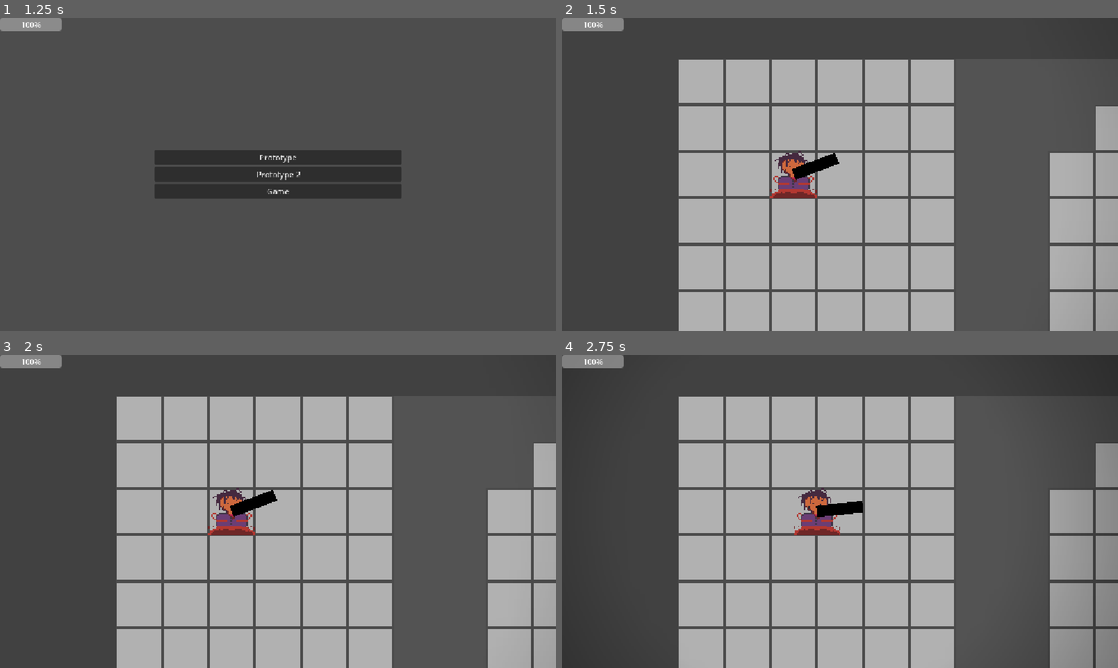
Above: before the commit, frames 1-4 (two rows, left to right).
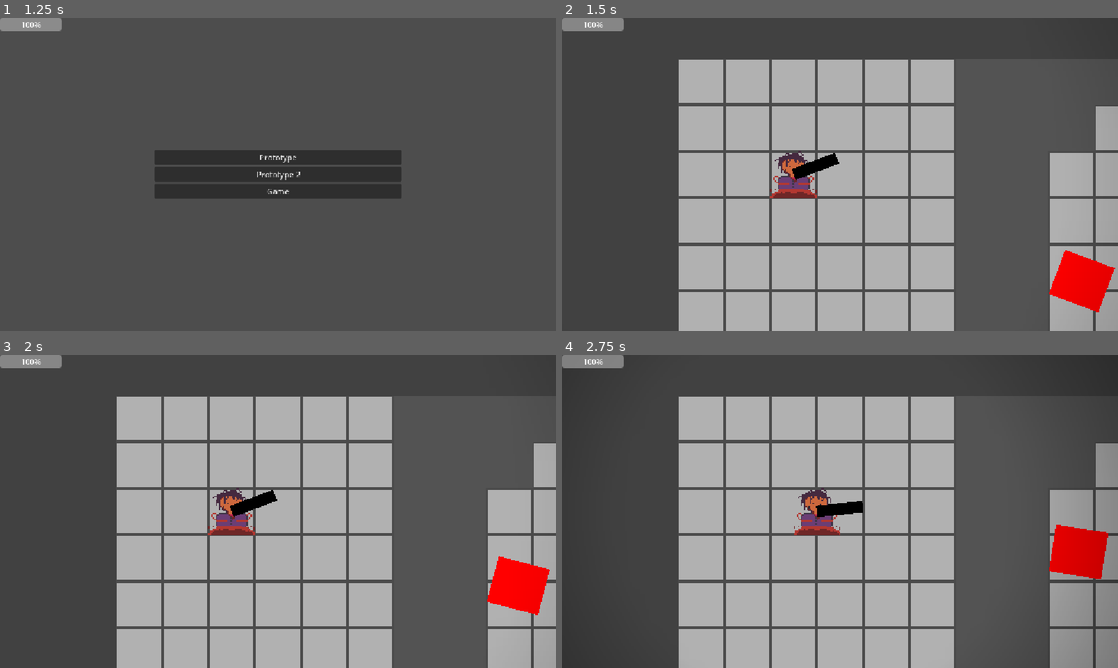
Above: after the commit, the same moments.

Repository: PandaMaki/game-jam-baudo
Game: Godot game, scene res://scenes/UI/main.tscn
Two runs of this game, one before a commit and one after it. Both use one fixed random seed, a clock stepped at 60 frames per second and the inputs below. The engine's default icon, where the game draws it, is replaced by a stand-in: a white triangle on a blue panel in a dark square.
Inputs (mouse positions are in pixels of both pictures, inside the frame that each line leads up to):
- Up to frame 1 (1.25 s): click "START" at 0.5 s
- Up to frame 2 (1.5 s): click "Prototype" at 1.25 s
- Up to frame 3 (2 s): no input
- Up to frame 4 (2.75 s): tap Enter (ui_accept) at 2, 2.27, 2.3, 2.57 s; move the mouse to (962, 495) at 2.02 s; hold D (right) from 2.03 s (still down); tap Space (shoot) at 2.1 s

Frame 1 is identical in both runs. In frame 2, 1.4% of the frame differs, in the area x 87-100%, y 74-94%; in frame 3, 1.4%, in the area x 87-99%, y 64-84%; in frame 4, 1.4%.

Commit message:
ajout mini-boss

Diff:
--- a/levels/level_prototype.tscn
+++ b/levels/level_prototype.tscn
@@ -3,6 +3,8 @@
 [ext_resource type="Texture2D" uid="uid://b6tbwa2e218on" path="res://assets/tiles/prototype/Tileset_prototype.png" id="1_135xi"]
 [ext_resource type="PackedScene" uid="uid://djy6kmhwv3xfe" path="res://scenes/player/player.tscn" id="2_klkcg"]
 [ext_resource type="PackedScene" uid="uid://b5gsdgasm7jdw" path="res://ennemi_flamme.tscn" id="3_135xi"]
+[ext_resource type="PackedScene" uid="uid://c7x4e40p5jlgy" path="res://sorciere.tscn" id="4_klkcg"]
+[ext_resource type="PackedScene" uid="uid://cvp621j86t1jk" path="res://scenes/balle/mini_boss.tscn" id="5_vstqu"]
 
 [sub_resource type="TileSetAtlasSource" id="TileSetAtlasSource_jirdo"]
 texture = ExtResource("1_135xi")
@@ -20,6 +22,11 @@
 physics_layer_0/collision_mask = 3
 sources/0 = SubResource("TileSetAtlasSource_jirdo")
 
+[sub_resource type="NavigationPolygon" id="NavigationPolygon_ssvtb"]
+vertices = PackedVector2Array(759.8594, 1191.1563, -124.92969, 1205.8281, -117.046875, -119.953125, 753.8594, 762, 1105.0938, 204.09375, 1102.0938, -118.97656, 1968.0781, -118.00781, 1978.9063, 1208.0313, 1098, 1210.9609, 1098, 762, 759.1875, 200.90625, 696.6094, -53, 754.1875, -53, 692.6094, -116.03906)
+polygons = Array[PackedInt32Array]([PackedInt32Array(0, 1, 2, 3), PackedInt32Array(4, 5, 6, 7), PackedInt32Array(4, 7, 8, 9), PackedInt32Array(10, 4, 9, 3), PackedInt32Array(10, 3, 2, 11), PackedInt32Array(11, 12, 10), PackedInt32Array(2, 13, 11)])
+outlines = Array[PackedVector2Array]([PackedVector2Array(-127, -130, 702, -126, 706, -63, 764, -63, 769, 191, 1095, 194, 1092, -129, 1978, -128, 1989, 1218, 1088, 1221, 1088, 966, 1088, 772, 764, 772, 770, 1201, -135, 1216)])
+
 [node name="LevelPrototype" type="Node2D" unique_id=684571518]
 
 [node name="TileMapLayer" type="TileMapLayer" parent="." unique_id=899372696]
@@ -35,3 +42,21 @@
 
 [node name="ennemi" parent="." unique_id=504666815 instance=ExtResource("3_135xi")]
 position = Vector2(1536, 248)
+
+[node name="ennemi2" parent="." unique_id=385865780 instance=ExtResource("4_klkcg")]
+position = Vector2(462, 197)
+
+[node name="murs" type="NavigationObstacle2D" parent="." unique_id=1621230884]
+vertices = PackedVector2Array(259, 765, 385, 768, 386, -1, 454, -1, 452, -64, 579, -62, 578, -129, 254, -127)
+
+[node name="NavigationObstacle2D" type="NavigationObstacle2D" parent="." unique_id=1944417629]
+vertices = PackedVector2Array(1533, 1020, 1533, 315, 1599, 317, 1601, 1025)
+
+[node name="NavigationRegion2D" type="NavigationRegion2D" parent="." unique_id=684145136]
+navigation_polygon = SubResource("NavigationPolygon_ssvtb")
+
+[node name="NavigationObstacle2D2" type="NavigationObstacle2D" parent="." unique_id=1647476143]
+vertices = PackedVector2Array(1086, 699, 1090, 251, 760, 254, 760, 690)
+
+[node name="ennemi_à_pompe" parent="." unique_id=552351181 instance=ExtResource("5_vstqu")]
+position = Vector2(53, 797)
--- /dev/null
+++ b/minigun.gd
@@ -0,0 +1,29 @@
+extends Node2D
+
+var balle = preload("res://scenes/balle/balle_minigun.tscn")
+@onready var directions : Array[RayCast2D] = [$Node2D/Canon1 , $Node2D/Canon2 , $Node2D/Canon3]
+var directions_utilisé : Array[RayCast2D] = []
+# Called when the node enters the scene tree for the first time.
+func _ready() -> void:
+	print(get_path())
+	print(get_children())
+	print($Node2D.get_children())
+
+
+# Called every frame. 'delta' is the elapsed time since the previous frame.
+func _process(delta: float) -> void:
+	pass
+
+
+func shoot():
+	var new_ball = balle.instantiate()
+	var direction = directions.pick_random()
+	while directions_utilisé.has(direction):
+		direction = directions.pick_random()
+	var cible = direction.to_global(direction.target_position)
+	new_ball.direction = (cible - direction.global_position).normalized()
+	new_ball.global_position = direction.global_position
+	new_ball.rotation = new_ball.direction.angle()
+	get_tree().current_scene.add_child(new_ball)
+	directions_utilisé.append(direction)
+	directions_utilisé.clear()
--- /dev/null
+++ b/minigun.tscn
@@ -0,0 +1,33 @@
+[gd_scene format=3 uid="uid://c2wh1f7n2e5by"]
+
+[ext_resource type="Script" uid="uid://dgiifd3bq5uke" path="res://minigun.gd" id="1_mg6dc"]
+
+[sub_resource type="Gradient" id="Gradient_lv3wc"]
+
+[sub_resource type="GradientTexture1D" id="GradientTexture1D_ssvtb"]
+gradient = SubResource("Gradient_lv3wc")
+
+[node name="fusil_à_pompe" type="Node2D" unique_id=1933610662]
+rotation = 1.5707964
+script = ExtResource("1_mg6dc")
+
+[node name="Sprite2D" type="Sprite2D" parent="." unique_id=1886959440]
+position = Vector2(0, 1)
+scale = Vector2(0.054687504, 30.000002)
+texture = SubResource("GradientTexture1D_ssvtb")
+
+[node name="Node2D" type="Node2D" parent="." unique_id=391150766]
+
+[node name="Canon1" type="RayCast2D" parent="Node2D" unique_id=716415659]
+position = Vector2(-6.9999995, 16)
+scale = Vector2(0.99999994, 0.99999994)
+target_position = Vector2(-4.9999976, 45)
+
+[node name="Canon2" type="RayCast2D" parent="Node2D" unique_id=1711563353]
+position = Vector2(6.993822e-07, 16)
+target_position = Vector2(2.0981465e-06, 48)
+
+[node name="Canon3" type="RayCast2D" parent="Node2D" unique_id=1643436647]
+position = Vector2(7.0000005, 16)
+scale = Vector2(0.99999994, 0.99999994)
+target_position = Vector2(10.000002, 45)
--- a/scenes/balle/balle_ennemi.gd
+++ b/scenes/balle/balle_ennemi.gd
@@ -1,6 +1,6 @@
 extends Area2D
 
-@export var speed = 600
+@export var speed = 400
 var direction = Vector2.ZERO
 
 func _process(delta: float):
--- /dev/null
+++ b/scenes/balle/balle_minigun.gd
@@ -0,0 +1,24 @@
+extends Area2D
+
+@export var speed = 400
+var direction = Vector2.ZERO
+
+func _process(delta: float):
+	if direction != Vector2.ZERO:
+		global_position += speed * delta * direction
+
+func _on_visible_on_screen_notifier_2d_screen_exited() -> void:
+	queue_free()
+
+
+func _on_body_entered(body: Node2D) -> void:
+			# 1. Si c'est l'enemi, on ignore
+	if body.name.to_lower() == "ennemi":
+		return
+
+	# 2. Si c'est l'ennemi, on le tue et on détruit la balle
+	if body is player:
+		body.prendre_degat(10) # Va activer le queue_free() de l'ennemi
+		print("ennemi est mort")
+		queue_free() # Détruit la balle
+		print("balle détruite")
--- /dev/null
+++ b/scenes/balle/balle_minigun.tscn
@@ -0,0 +1,27 @@
+[gd_scene format=3 uid="uid://dnkwppgaqwyt"]
+
+[ext_resource type="Script" uid="uid://d17j56v2cmtsa" path="res://scenes/balle/balle_minigun.gd" id="1_wltvd"]
+
+[sub_resource type="Gradient" id="Gradient_yaqcr"]
+colors = PackedColorArray(1, 1, 0, 1, 1, 1, 0, 1)
+
+[sub_resource type="GradientTexture1D" id="GradientTexture1D_gmlin"]
+gradient = SubResource("Gradient_yaqcr")
+
+[sub_resource type="RectangleShape2D" id="RectangleShape2D_lvxji"]
+
+[node name="balle_ennemi" type="Area2D" unique_id=293264298]
+collision_layer = 16
+script = ExtResource("1_wltvd")
+
+[node name="Sprite2D" type="Sprite2D" parent="." unique_id=1265141795]
+position = Vector2(3.8146973e-06, 4.7683716e-07)
+scale = Vector2(0.078124985, 19.999998)
+texture = SubResource("GradientTexture1D_gmlin")
+
+[node name="CollisionShape2D" type="CollisionShape2D" parent="." unique_id=1869937203]
+shape = SubResource("RectangleShape2D_lvxji")
+
+[node name="VisibleOnScreenNotifier2D" type="VisibleOnScreenNotifier2D" parent="." unique_id=1368401861]
+
+[connection signal="body_entered" from="." to="." method="_on_body_entered"]
--- /dev/null
+++ b/scenes/balle/mini_boss.gd
@@ -0,0 +1,57 @@
+extends CharacterBody2D
+
+const SPEED = 100.0
+const JUMP_VELOCITY = -400.0
+var cible = null
+var dead = false
+var peut_tirer = true
+var vie = 1000
+
+func prendre_degat(degat):
+	vie -= degat
+
+
+
+func _physics_process(delta: float) -> void:
+	# Add the gravity.
+	if vie <= 0:
+		die()
+	# Handle jump.
+	if Input.is_action_just_pressed("ui_accept") and is_on_floor():
+		velocity.y = JUMP_VELOCITY
+	if $visée.is_colliding():
+		var touche = $visée.get_collider()
+		if touche != null and touche.is_in_group("player") and peut_tirer:
+			velocity.x = move_toward(velocity.x, 0, SPEED)
+			velocity.y = move_toward(velocity.y, 0, SPEED)
+			$fusil_à_pompe.shoot()
+			$fusil_à_pompe2.shoot()
+			peut_tirer = false
+			$Timer.start()
+	if cible != null:
+		look_at(cible.global_position)
+		$NavigationAgent2D.target_position = cible.global_position
+		var direction_mouvement = $NavigationAgent2D.get_next_path_position()
+		var direction_jsp = direction_mouvement -global_position
+		var direction_normalisé = direction_jsp.normalized()
+		if direction_normalisé != Vector2.ZERO:
+			velocity = direction_normalisé*SPEED
+		else:
+			velocity.x = move_toward(velocity.x, 0, SPEED)
+			velocity.y = move_toward(velocity.y, 0, SPEED)
+	# Get the input direction and handle the movement/deceleration.
+	# As good practice, you should replace UI actions with custom gameplay actions.
+
+
+	move_and_slide()
+
+func die():
+	queue_free()
+
+func _on_area_2d_body_entered(body: Node2D) -> void:
+	cible = body
+
+
+
+func _on_timer_timeout() -> void:
+	peut_tirer = true
--- /dev/null
+++ b/scenes/balle/mini_boss.tscn
@@ -0,0 +1,55 @@
+[gd_scene format=3 uid="uid://cvp621j86t1jk"]
+
+[ext_resource type="Script" uid="uid://bpk27uwny5ykf" path="res://scenes/balle/mini_boss.gd" id="1_nfydf"]
+[ext_resource type="PackedScene" uid="uid://c2wh1f7n2e5by" path="res://minigun.tscn" id="2_gxjep"]
+
+[sub_resource type="Gradient" id="Gradient_5npyw"]
+offsets = PackedFloat32Array(0.012048192, 1)
+colors = PackedColorArray(0, 1, 0, 1, 0, 1, 0, 1)
+
+[sub_resource type="GradientTexture1D" id="GradientTexture1D_ssvtb"]
+gradient = SubResource("Gradient_5npyw")
+
+[sub_resource type="RectangleShape2D" id="RectangleShape2D_ssvtb"]
+size = Vector2(74, 65)
+
+[sub_resource type="RectangleShape2D" id="RectangleShape2D_ux1y0"]
+size = Vector2(866, 731)
+
+[node name="ennemi_à_pompe" type="CharacterBody2D" unique_id=504666815 groups=["ennemi"]]
+collision_layer = 2
+script = ExtResource("1_nfydf")
+
+[node name="Sprite2D" type="Sprite2D" parent="." unique_id=1007100569]
+scale = Vector2(0.28515625, 65)
+texture = SubResource("GradientTexture1D_ssvtb")
+
+[node name="CollisionShape2D" type="CollisionShape2D" parent="." unique_id=1966610797]
+position = Vector2(0, 0.5)
+shape = SubResource("RectangleShape2D_ssvtb")
+
+[node name="NavigationAgent2D" type="NavigationAgent2D" parent="." unique_id=1369964738]
+
+[node name="Area2D" type="Area2D" parent="." unique_id=1730165307]
+
+[node name="CollisionShape2D" type="CollisionShape2D" parent="Area2D" unique_id=331268232]
+position = Vector2(2, -8.5)
+shape = SubResource("RectangleShape2D_ux1y0")
+
+[node name="visée" type="RayCast2D" parent="." unique_id=1691809256 groups=["ennemi"]]
+target_position = Vector2(390, -1)
+
+[node name="Timer" type="Timer" parent="." unique_id=2145972395]
+wait_time = 0.1
+one_shot = true
+
+[node name="fusil_à_pompe" parent="." unique_id=1933610662 instance=ExtResource("2_gxjep")]
+position = Vector2(1, -39)
+rotation = -1.5707964
+
+[node name="fusil_à_pompe2" parent="." unique_id=1167800526 instance=ExtResource("2_gxjep")]
+position = Vector2(-1, 40)
+rotation = -1.5707964
+
+[connection signal="body_entered" from="Area2D" to="." method="_on_area_2d_body_entered"]
+[connection signal="timeout" from="Timer" to="." method="_on_timer_timeout"]
--- a/scenes/ennemi/spawner/spawner_mob.gd
+++ b/scenes/ennemi/spawner/spawner_mob.gd
@@ -9,8 +9,7 @@
 
 
 # Called every frame. 'delta' is the elapsed time since the previous frame.
-func _process(delta: float) -> void:
-	game.vrai_mort.connect(_on_game_vrai_mort)
+
 
 func spawn():
 	var ennemi = ennemi_scene.instantiate()
--- a/sorciere.gd
+++ b/sorciere.gd
@@ -7,10 +7,13 @@
 var dead = false
 var balle = preload("res://scenes/balle/balle_ennemi.tscn")
 var ennemi_rapide = preload("res://ennemi_rapide.tscn")
-var ennemies : Array[Marker2D] = [$Node2D/Marker2D , $Node2D/Marker2D2 , $Node2D/Marker2D3 , $Node2D/Marker2D4]
+@onready var ennemies = [$Node2D/Marker2D , $Node2D/Marker2D2 , $Node2D/Marker2D3 , $Node2D/Marker2D4]
 var ennemies_utilisé : Array[Marker2D] = []
 var peut_tirer = true
 var vie = 300
+
+func _ready() -> void:
+	$invocation_timer.start()
 
 func prendre_degat(degat):
 	vie -= degat
@@ -32,7 +35,7 @@
 			peut_tirer = false
 			$Timer.start()
 	if cible != null:
-		$invocation_timer.start()
+		print("Cible valide : ", cible.name, " | ", cible.global_position)
 		look_at(cible.global_position)
 		$NavigationAgent2D.target_position = cible.global_position
 		var direction_mouvement = $NavigationAgent2D.get_next_path_position()
@@ -43,6 +46,11 @@
 		else:
 			velocity.x = move_toward(velocity.x, 0, SPEED)
 			velocity.y = move_toward(velocity.y, 0, SPEED)
+		print("Ennemi : ", global_position)
+		print("Cible : ", cible.global_position)
+		print("Prochain point : ", $NavigationAgent2D.get_next_path_position())
+		print("Distance ennemi-point : ", global_position.distance_to($NavigationAgent2D.get_next_path_position()))
+		print("Carte de navigation : ", $NavigationAgent2D.get_navigation_map())
 	# Get the input direction and handle the movement/deceleration.
 	# As good practice, you should replace UI actions with custom gameplay actions.
 
@@ -53,7 +61,8 @@
 	queue_free()
 
 func _on_area_2d_body_entered(body: Node2D) -> void:
-	cible = body
+	if body.is_in_group("player"):
+		cible = body
 func tirer():
 	var new_ball = balle.instantiate()
 	var direction = $visée
--- a/sorciere.tscn
+++ b/sorciere.tscn
@@ -49,16 +49,16 @@
 [node name="Node2D" type="Node2D" parent="." unique_id=1567588887]
 
 [node name="Marker2D" type="Marker2D" parent="Node2D" unique_id=1197306517]
-position = Vector2(-1, -209)
+position = Vector2(-1, -72)
 
 [node name="Marker2D2" type="Marker2D" parent="Node2D" unique_id=377462665]
-position = Vector2(211, -3)
+position = Vector2(77, 1)
 
 [node name="Marker2D3" type="Marker2D" parent="Node2D" unique_id=1244066691]
-position = Vector2(-1, 133)
+position = Vector2(1, 60)
 
 [node name="Marker2D4" type="Marker2D" parent="Node2D" unique_id=1424225245]
-position = Vector2(-176, -3)
+position = Vector2(-62, -3)
 
 [connection signal="body_entered" from="Area2D" to="." method="_on_area_2d_body_entered"]
 [connection signal="timeout" from="Timer" to="." method="_on_timer_timeout"]
Not shown, added: minigun.gd.uid
Not shown, added: scenes/balle/balle_minigun.gd.uid
Not shown, added: scenes/balle/mini_boss.gd.uid
